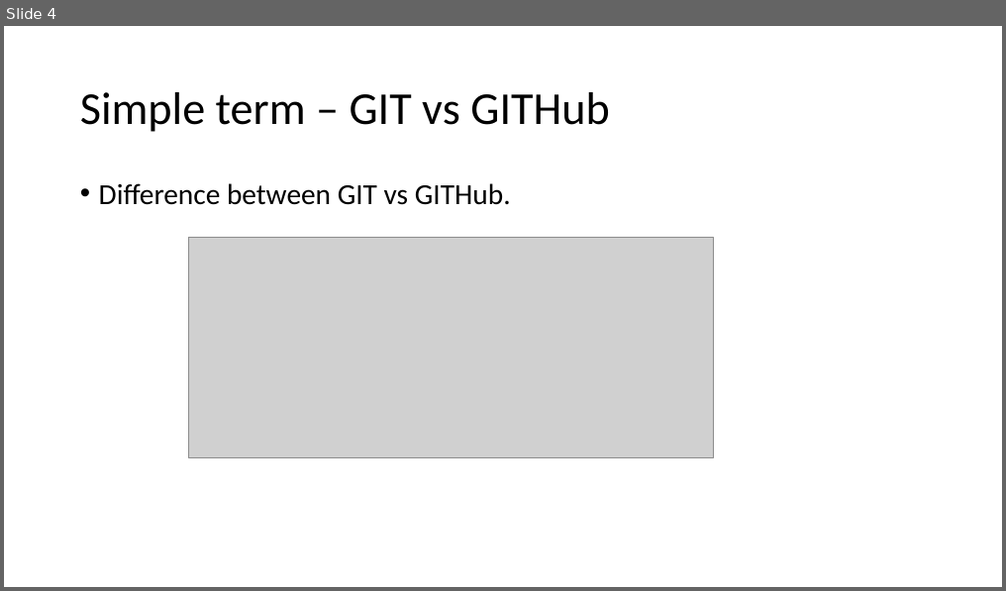
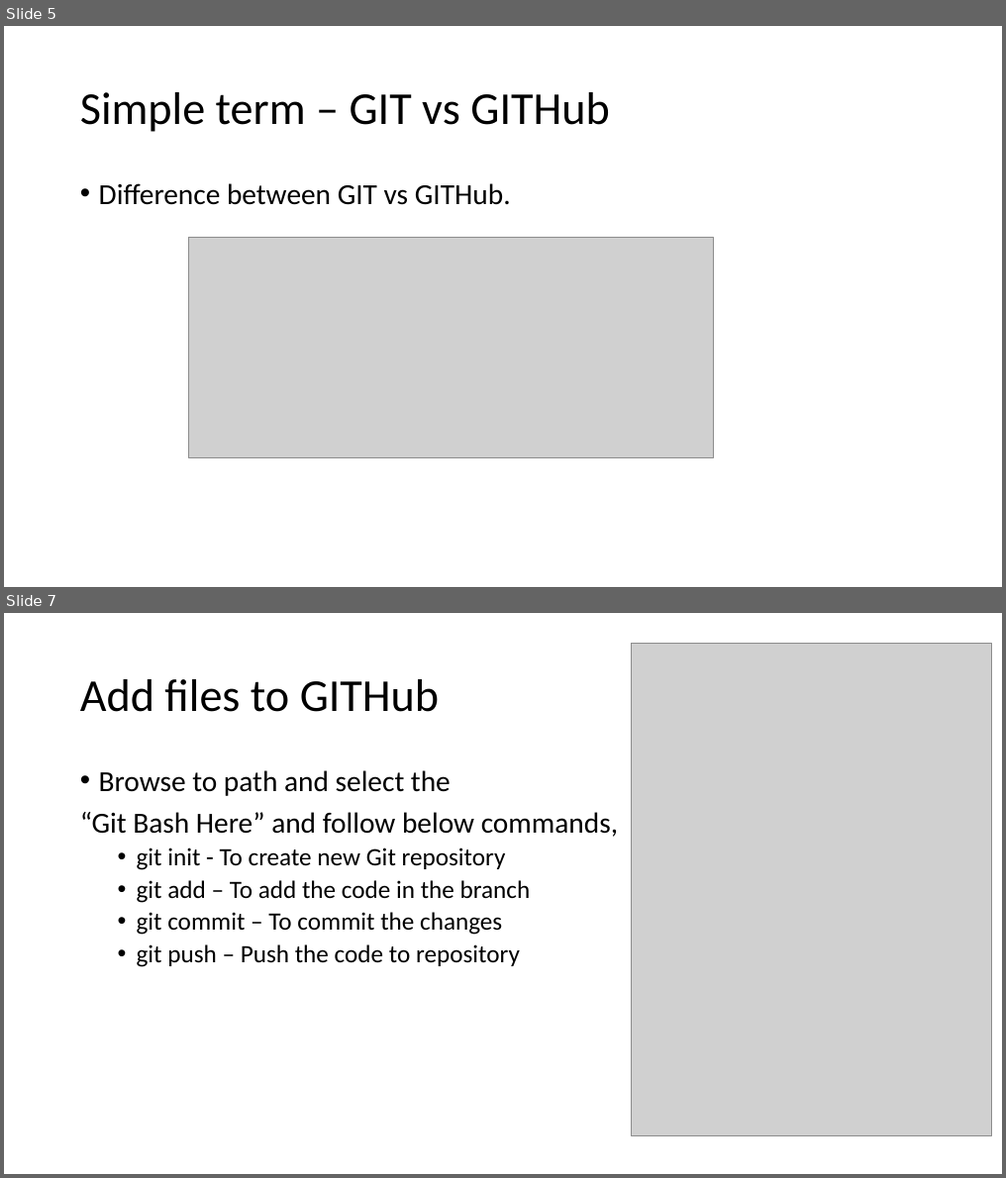
Before and after one commit to francisantonyraj/AutomationDocuments, a slide deck: GIT.pptx. Shown one above the other, each under a label of ours: slide 4 before the commit, slides 5 and 7 after it; the slides between them are not shown. The pictures are 1006x591 and 1006x1178 pixels, drawn with LibreOffice and Linux fonts; fonts in the diff are those of the drawing; grey boxes stand for pictures. Boxes give left, top, right and bottom in pixels: in the first picture for what was removed or moved away, otherwise in the second. Text is boxed around its words. In the diff, an @@ line names an element or a change of style, - is before the commit and + after.

```diff
--- a/GIT.pptx
+++ b/GIT.pptx
@@ slide 7 added at [4,613,1002,1174], background #FFFFFF @@
@@ picture added at [632,643,991,1137] @@
@@ title added at [80,679,439,712], 44 pt, text #000000 @@
+Add files to GITHub
@@ text added at [80,770,618,967], 24 pt, text #000000 @@
+• Browse to path and select the
+“Git Bash Here” and follow below commands,
+  • git init - To create new Git repository
+  • git add – To add the code in the branch
+  • git commit – To commit the changes
+  • git push – Push the code to repository
@@ what was slide 4 is now slide 5 @@
```
Also in this commit, not shown: 3 slides changed, 1 other slide added, 2 other files.
